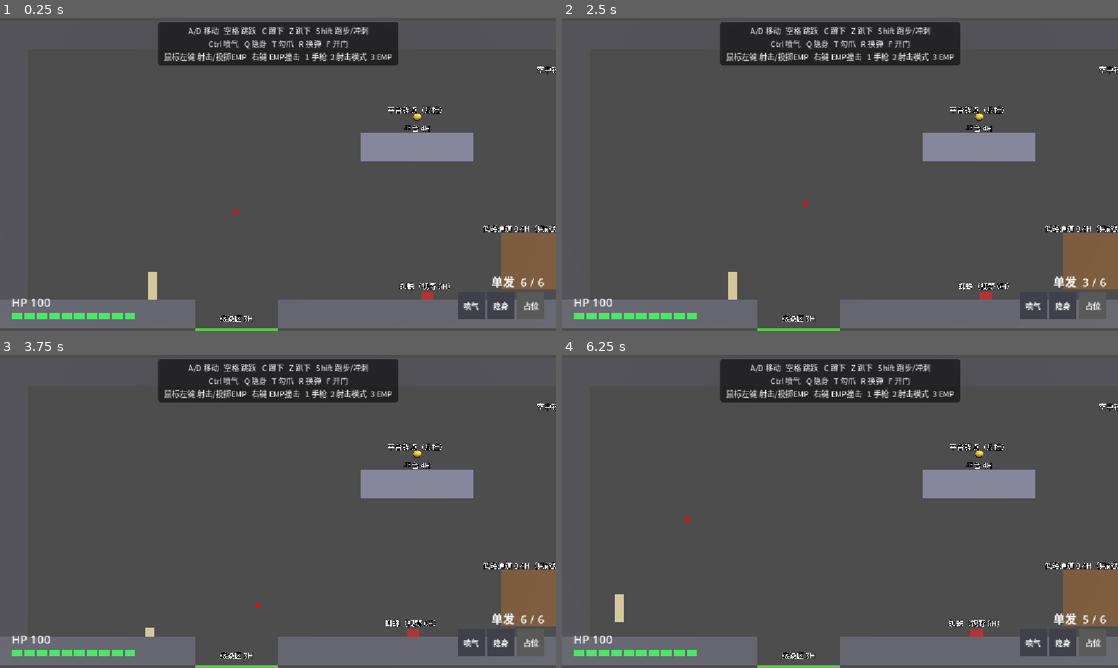
Above: before the commit, frames 1-4 (two rows, left to right).
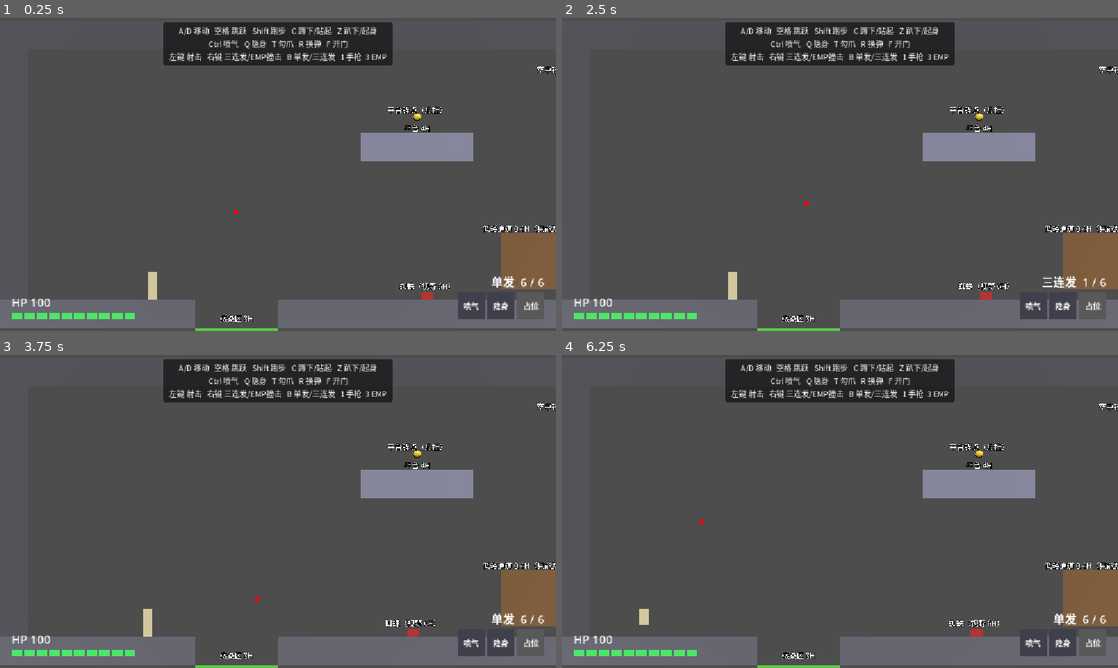
Above: after the commit, the same moments.

Repository: redleaf05812/yx01-prototype
Game: Godot game, scene res://scenes/room_01.tscn
Same seed, same stepped clock (60 frames per second), same inputs: the game is played once before the commit and once after it.
Inputs (mouse positions are in pixels of both pictures, inside the frame that each line leads up to):
- Up to frame 1 (0.25 s): no input
- Up to frame 2 (2.5 s): tap Enter at 0.5 s; move the mouse to (962, 158) at 0.52 s; hold D (move_right) 0.53-1.28 s; hold C (crouch) 0.53-1.28 s; right-click (962, 158) at 0.6 s; click (962, 158) at 0.67 s; tap Space (jump) at 0.77, 1.52 s; move the mouse to (728, 190) at 1.27 s; hold A (move_left) 1.28-2.03 s; tap C (crouch) at 1.35 s; click (728, 190) at 1.55 s; move the mouse to (895, 105) at 2.02 s; hold D (move_right) from 2.03 s (still down); click (895, 105) at 2.1 s; tap B (fire_mode, bound only after the commit) at 2.3 s
- Up to frame 3 (3.75 s): move the mouse to (250, 574) at 2.77 s; tap B (fire_mode, bound only after the commit) at 2.85 s; click (250, 574) at 2.92 s; tap Space (jump) at 3.02 s; tap 2 (fire_mode, bound only before the commit) at 3.05, 3.6 s; move the mouse to (444, 558) at 3.52 s; release D (move_right) at 3.53 s; hold A (move_left) from 3.53 s (still down); hold Z (prone) from 3.53 s (still down)
- Up to frame 4 (6.25 s): tap Space (jump) at 3.77, 4.52, 6.02 s; move the mouse to (673, 464) at 4.27 s; release Z (prone) at 4.28 s; tap Z (prone) at 4.35 s; tap Shift (run) at 4.55 s; move the mouse to (867, 511) at 5.02 s; hold Shift (run) 5.03-5.78 s; click (867, 511) at 5.17 s; right-click (867, 511) at 5.3 s; move the mouse to (756, 433) at 5.77 s; release A (move_left) at 5.78 s; hold D (move_right) from 5.78 s (still down); right-click (756, 433) at 5.85 s; tap C (crouch) at 6.05 s

The runs differ from the first frame. In frame 1, 1.5% of the frame differs, in the area x 28-72%, y 1-16%; in frame 2, 1.6%; in frame 3, 1.6%; in frame 4, 1.8%, in the area x 9-95%, y 1-87%.

Commit message:
Run merged (Shift, 1.5x walk, no power, dash removed); RMB = triple burst secondary, B toggles single/triple, 1/2 weapon slots; swing rope 1H; crouch/prone become toggles

Diff:
--- a/scripts/game_config.gd
+++ b/scripts/game_config.gd
@@ -11,14 +11,11 @@
 
 # ---- 玩家移动 ----
 var walk_speed := 3.6                   # 自定：原 2.25 太慢，改为 2 H/s
-var run_speed := 3.96                   # 自定：走路 × 1.1
+var run_speed := 5.4                    # 自定：走路 × 1.5，不耗电
 var crouch_speed := 2.88                # 自定：走路 × 0.8
 var crawl_speed := 2.16                 # 自定：走路 × 0.6
 var jump_velocity := 11.62              # 1162 uu/s (一段跳 1H)
 var gravity := 37.5                     # 3750 uu/s²
-var dash_speed := 16.87                 # 1687 uu/s
-var dash_time := 0.15                   # s
-var dash_cooldown := 0.5                # s
 # 跳跃手感（Metroidvania 式，自定）：满跳高度不变，只改松键截断、下落速度、容错
 var jump_cut_multiplier := 0.5          # 松开跳跃键时上升速度 × 此值（可变跳高）
 var fall_gravity_multiplier := 1.6      # 下落时重力 × 此值（下落更快，手感更干脆）
--- a/scripts/hud.gd
+++ b/scripts/hud.gd
@@ -36,7 +36,7 @@
 	hint_style.content_margin_bottom = 6
 	hint_panel.add_theme_stylebox_override("panel", hint_style)
 	var hint := Label.new()
-	hint.text = "A/D 移动   空格 跳跃   C 蹲下   Z 趴下   Shift 跑步/冲刺\nCtrl 喷气   Q 隐身   T 勾爪   R 换弹   F 开门\n鼠标左键 射击/投掷EMP   右键 EMP撞击   1 手枪  2 射击模式  3 EMP"
+	hint.text = "A/D 移动   空格 跳跃   Shift 跑步   C 蹲下/站起   Z 趴下/起身\nCtrl 喷气   Q 隐身   T 勾爪   R 换弹   F 开门\n左键 射击   右键 三连发/EMP撞击   B 单发/三连发   1 手枪  3 EMP"
 	hint.add_theme_font_override("font", Config.cjk_font)
 	hint.add_theme_font_size_override("font_size", 16)
 	hint.horizontal_alignment = HORIZONTAL_ALIGNMENT_CENTER
--- a/scripts/player.gd
+++ b/scripts/player.gd
@@ -32,9 +32,7 @@
 var _mesh: MeshInstance3D
 var _box: BoxMesh
 var _jumps_left := 2
-var _dash_time_left := 0.0
-var _dash_cd_left := 0.0
-var _dash_dir := 1.0
+var _stance := Posture.STAND  # 玩家选择的姿态（C/Z 按一下切换）；实际姿态受头顶空间限制
 var _jet_time_left := 0.0
 var _jet_dir := 1.0
 var _facing := 1.0
@@ -102,7 +100,8 @@
 	_add_action("interact", [KEY_F])
 	_add_action("slot_pistol", [KEY_1])
 	_add_action("slot_emp", [KEY_3])
-	_add_action("fire_mode", [KEY_2])
+	_add_action("slot_weapon2", [KEY_2])  # 2 号武器位（暂无武器）
+	_add_action("fire_mode", [KEY_B])
 	_add_mouse_action("fire", MOUSE_BUTTON_LEFT)
 	_add_mouse_action("alt_fire", MOUSE_BUTTON_RIGHT)
 
@@ -185,11 +184,12 @@
 
 # 站起来前要确认头顶有空间（否则卡在 0.4H 通道里）。
 func _update_posture() -> void:
-	var wanted := Posture.STAND
-	if Input.is_action_pressed("prone"):
-		wanted = Posture.PRONE
-	elif Input.is_action_pressed("crouch"):
-		wanted = Posture.CROUCH
+	# 按一下切换：C 站⇄蹲，Z 站⇄趴。站不起来（头顶有东西）时保持当前姿态，直到空间足够
+	if Input.is_action_just_pressed("prone"):
+		_stance = Posture.STAND if _stance == Posture.PRONE else Posture.PRONE
+	if Input.is_action_just_pressed("crouch"):
+		_stance = Posture.STAND if _stance == Posture.CROUCH else Posture.CROUCH
+	var wanted := _stance
 
 	var target_h := _height_for(wanted)
 	var cur_h := _shape.size.y
@@ -246,12 +246,16 @@
 
 	if kind == 0:
 		var can_shoot := _can_act() and not reloading and ammo > 0 and _fire_cd <= 0.0
-		if Input.is_action_just_pressed("fire") and can_shoot:
+		if can_shoot and Input.is_action_just_pressed("fire"):
+			# 左键 = 主射击：按 B 选的模式（单发 / 三连发）
 			if fire_mode == 0:
 				_fire_shot()
 				_fire_cd = Config.pistol_fire_interval
 			else:
 				_burst_left = Config.triple_count
+		elif can_shoot and Input.is_action_just_pressed("alt_fire"):
+			# 右键 = 副射击：三连发（不受 B 的模式影响）
+			_burst_left = Config.triple_count
 		# 三连发：同一把枪连续打出，发与发之间有间隔（每发都会抬枪）
 		if _burst_left > 0 and (not _can_act() or reloading or ammo <= 0):
 			_burst_left = 0
@@ -338,7 +342,6 @@
 		if stealth_on:
 			_stop_stealth()
 		_jet_time_left = 0.0
-		_dash_time_left = 0.0
 		if _grapple_active:
 			_end_grapple()
 			_update_rope()
@@ -480,7 +483,7 @@
 	var off := _chest() - anc
 	off.z = 0.0
 	_swing_anchor = anc
-	_rope_len = maxf(off.length(), 1.0)
+	_rope_len = Config.H  # 挂在锚点下方 1H
 	_swing_theta = atan2(off.x, -off.y)
 	var tangent := Vector3(cos(_swing_theta), sin(_swing_theta), 0.0)
 	_swing_omega = velocity.dot(tangent) / _rope_len
@@ -532,7 +535,6 @@
 func _physics_process(delta: float) -> void:
 	battery = minf(float(Config.battery_max), battery + Config.battery_regen_per_sec * delta)
 	jet_cd_left = maxf(0.0, jet_cd_left - delta)
-	_dash_cd_left = maxf(0.0, _dash_cd_left - delta)
 	stealth_cd_left = maxf(0.0, stealth_cd_left - delta)
 	_iframes_left = maxf(0.0, _iframes_left - delta)
 
@@ -584,7 +586,7 @@
 	if dir != 0.0:
 		_facing = signf(dir)
 	var has_power := battery > 0.0001
-	var running := Input.is_action_pressed("run") and _posture == Posture.STAND and has_power
+	var running := Input.is_action_pressed("run") and _posture == Posture.STAND
 	_running_now = running and dir != 0.0
 
 	# 隐身（Q 切换）：启动需 >= 3 格，持续每秒耗 1 格，关闭后 3 s 内置 CD
@@ -598,12 +600,6 @@
 		if battery <= 0.0:
 			battery = 0.0
 			_stop_stealth()
-
-	# 点按 Shift 冲刺（站立、有电、有 CD）
-	if Input.is_action_just_pressed("run") and _posture == Posture.STAND and has_power and _dash_cd_left <= 0.0 and not in_tunnel:
-		_dash_time_left = Config.dash_time
-		_dash_cd_left = Config.dash_cooldown
-		_dash_dir = dir if dir != 0.0 else _facing
 
 	# 喷气（Ctrl）：需要电量 >= 3 格才能启动，启动后不耗电，可用到 0
 	if Input.is_action_just_pressed("jet") and _posture != Posture.PRONE \
@@ -659,10 +655,6 @@
 		_jet_time_left -= delta
 		velocity.x = _jet_dir * Config.jet_distance / Config.jet_duration
 		velocity.y = 0.0
-	elif _dash_time_left > 0.0:
-		_dash_time_left -= delta
-		velocity.x = _dash_dir * Config.dash_speed
-		velocity.y = 0.0
 	elif _jump_committed and not is_on_floor():
 		velocity.x = _jump_vx
 	elif dir != 0.0:
